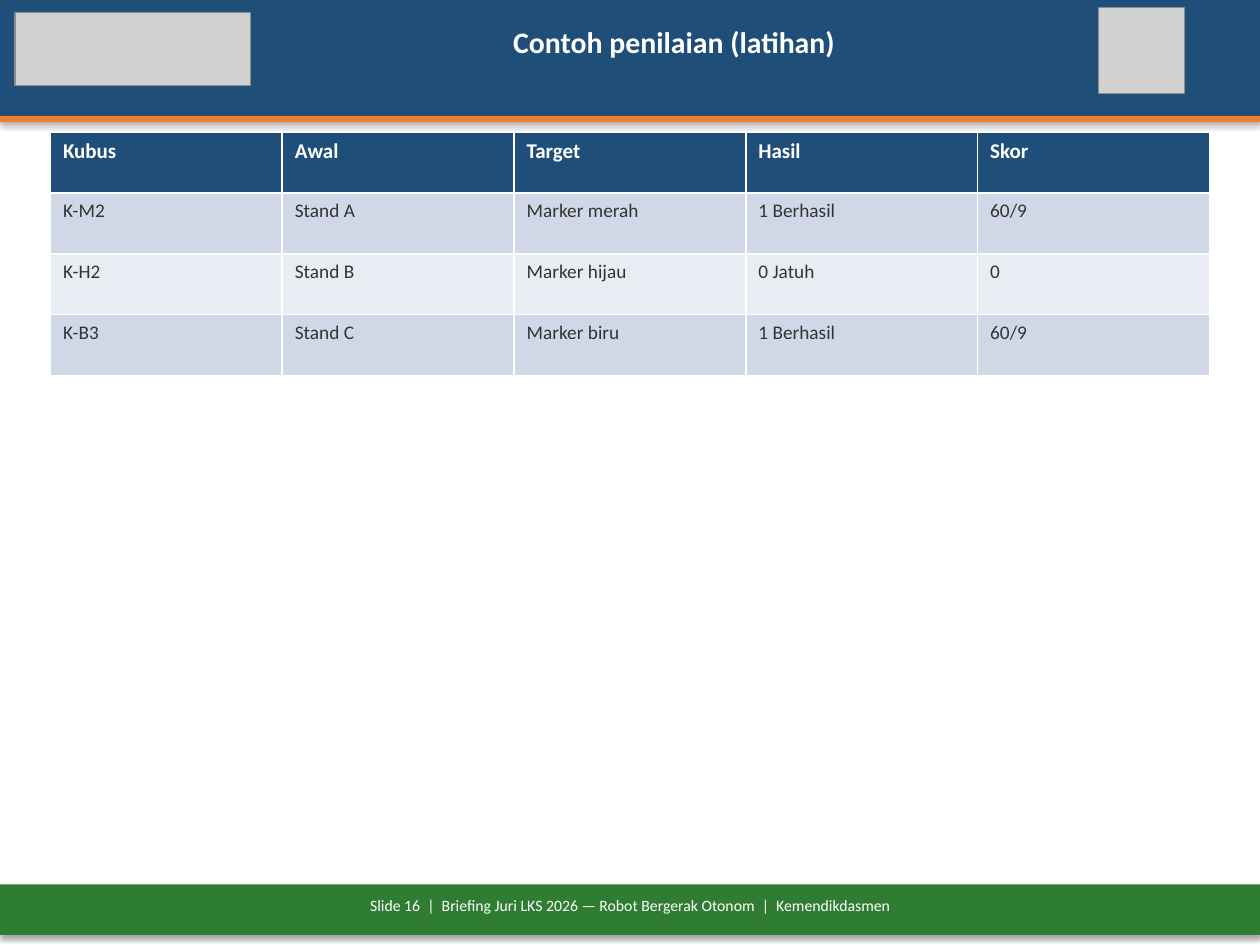
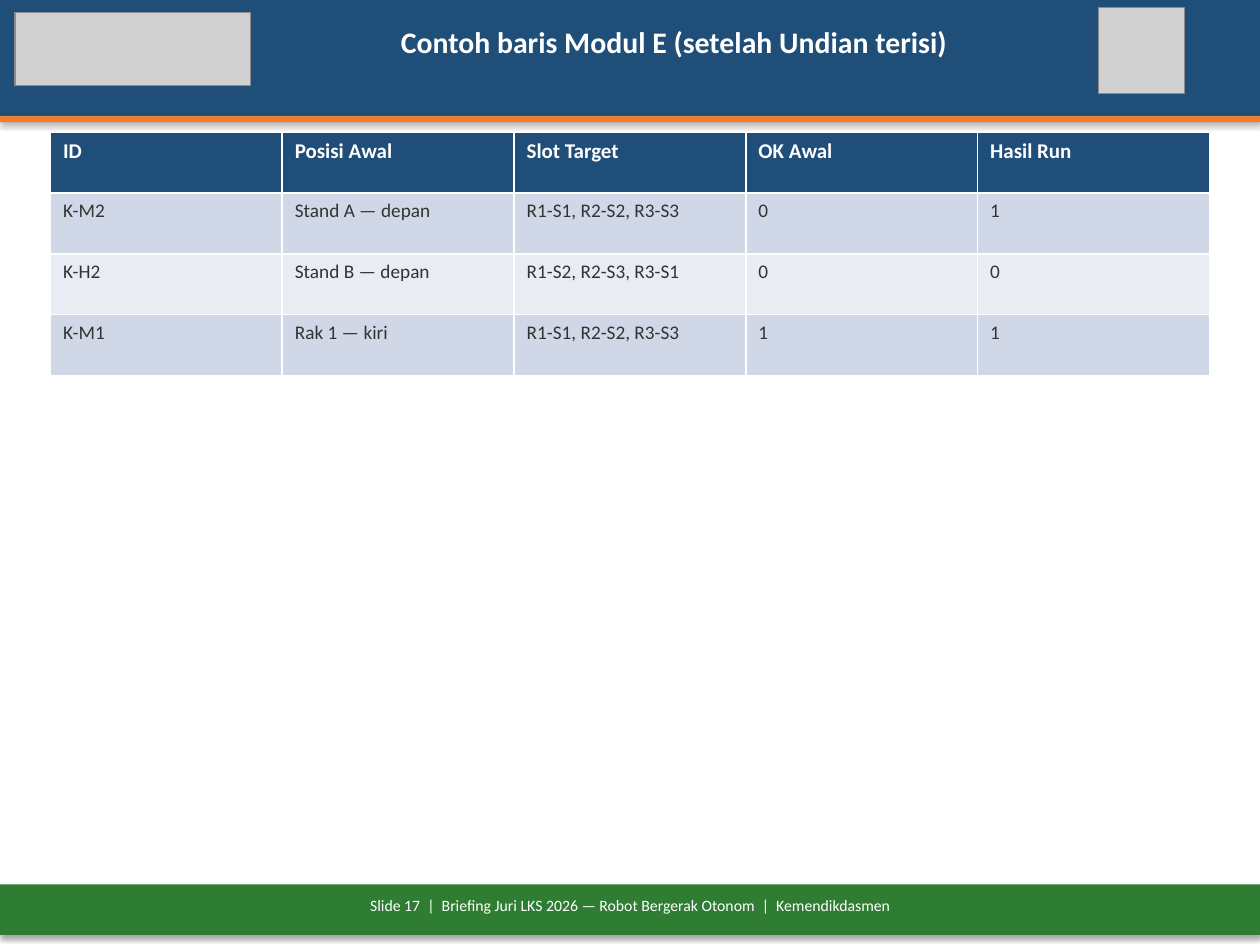
Before and after one commit to antonprafanto/LKS2026, a slide deck: slide 17 of docs/Briefing-Juri-LKS2026-Robot-Otonom.pptx (slide 16 before the commit). Drawn at 1260x945 pixels with LibreOffice and Linux fonts; fonts in the diff are those of the drawing; grey boxes stand for pictures. Boxes give left, top, right and bottom in pixels: in the first picture for what was removed or moved away, otherwise in the second. Text is boxed around its words. In the diff, an @@ line names an element or a change of style, - is before the commit and + after.

```diff
--- a/docs/Briefing-Juri-LKS2026-Robot-Otonom.pptx
+++ b/docs/Briefing-Juri-LKS2026-Robot-Otonom.pptx
@@ text at [401, 31, 946, 58]: text changed @@
-Contoh penilaian (latihan)
+Contoh baris Modul E (setelah Undian terisi)
@@ table at [50, 132, 1210, 375] @@
-row 1: Kubus | Awal | Target | Hasil | Skor
+row 1: ID | Posisi Awal | Slot Target | OK Awal | Hasil Run
-row 2: K-M2 | Stand A | Marker merah | 1 Berhasil | 60/9
+row 2: K-M2 | Stand A — depan | R1-S1, R2-S2, R3-S3 | 0 | 1
-row 3: K-H2 | Stand B | Marker hijau | 0 Jatuh | 0
+row 3: K-H2 | Stand B — depan | R1-S2, R2-S3, R3-S1 | 0 | 0
-row 4: K-B3 | Stand C | Marker biru | 1 Berhasil | 60/9
+row 4: K-M1 | Rak 1 — kiri | R1-S1, R2-S2, R3-S3 | 1 | 1
@@ text at [370, 900, 890, 914]: text changed @@
-Slide 16 | Briefing Juri LKS 2026 — Robot Bergerak Otonom | Kemendikdasmen
+Slide 17 | Briefing Juri LKS 2026 — Robot Bergerak Otonom | Kemendikdasmen
```
Also in this commit, not shown: 20 other slides changed, 1 slide added, 18 other files.
